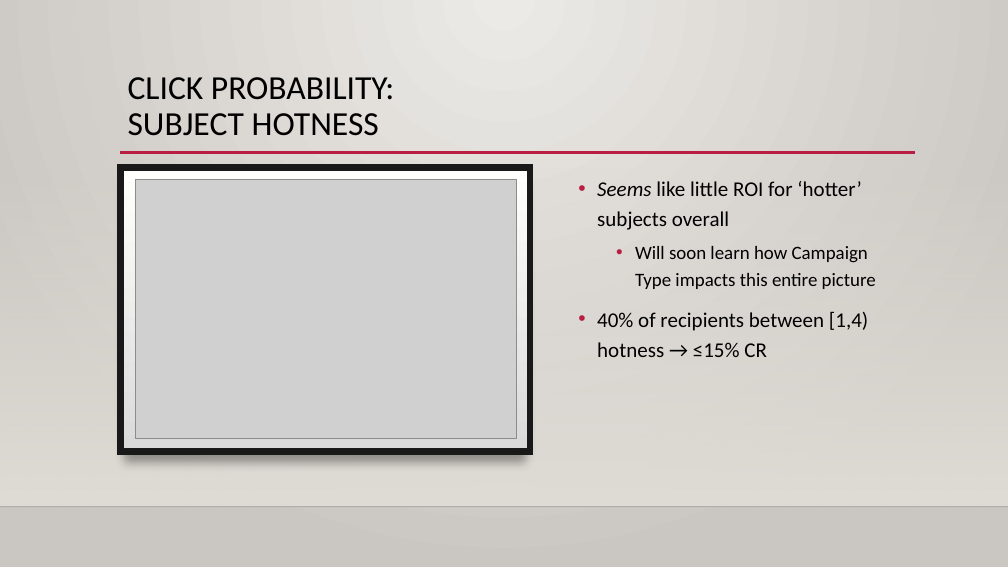
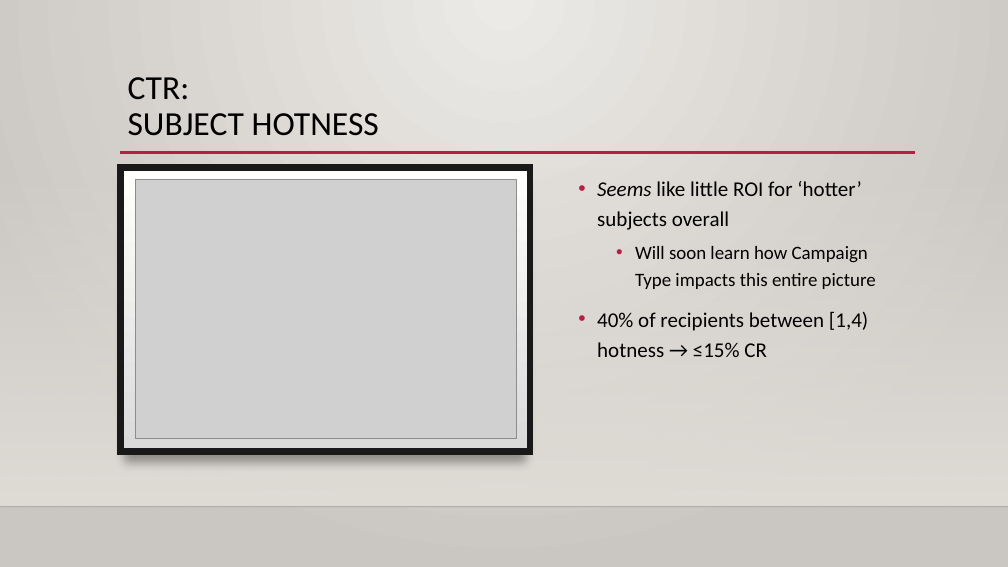
Before and after one commit to bgilliland/credible_takehome, a slide deck: slide 9 of docs/gilliland_credible_takehome.pptx. Drawn at 1008x567 pixels with LibreOffice and Linux fonts; fonts in the diff are those of the drawing; grey boxes stand for pictures; background and template pictures are left out. Boxes give left, top, right and bottom in pixels: in the first picture for what was removed or moved away, otherwise in the second. Text is boxed around its words. In the diff, an @@ line names an element or a change of style, - is before the commit and + after.

```diff
--- a/docs/gilliland_credible_takehome.pptx
+++ b/docs/gilliland_credible_takehome.pptx
@@ title at bbox=[128, 77, 379, 136]: text changed @@
-CLICK PROBABILITY:
-SUBJECT HOTNESS
+CTR:
+SUBJECT HOTNESS
```
Also in this commit, not shown: 21 other slides changed, 2 slides added, 2 slides removed, 4 other files.
